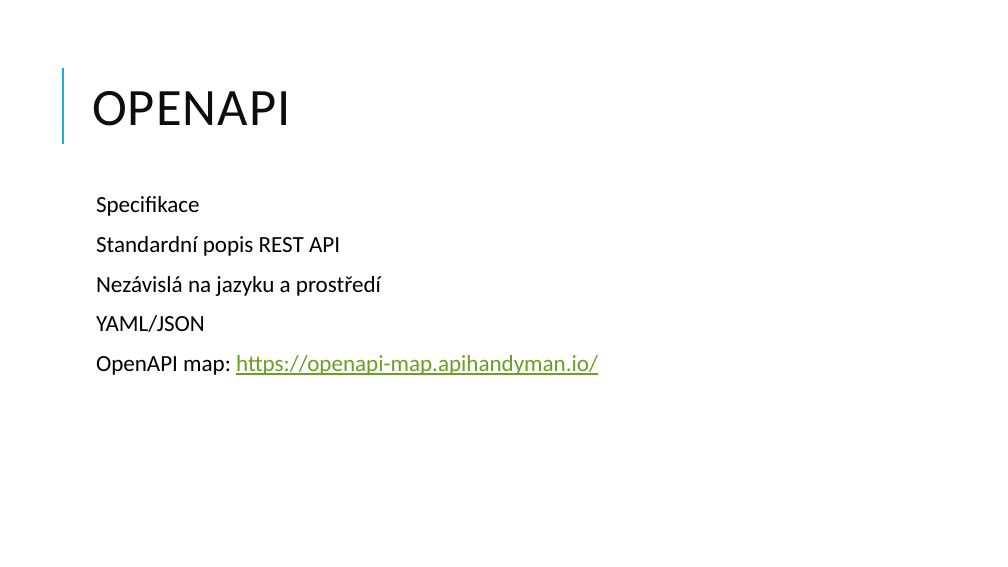
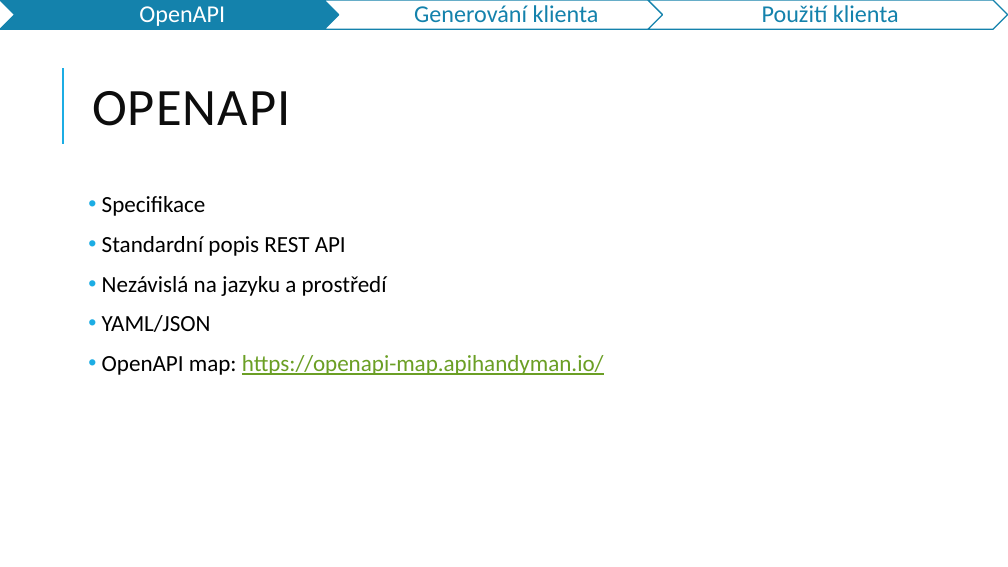
Before and after one commit to jasho/pv239-maui, a slide deck: slide 5 of 06_API/PV239-Xamarin-06_API.pptx (slide 4 before the commit). Drawn at 1008x567 pixels with LibreOffice and Linux fonts; fonts in the diff are those of the drawing. Boxes give left, top, right and bottom in pixels: in the first picture for what was removed or moved away, otherwise in the second. Text is boxed around its words. In the diff, an @@ line names an element or a change of style, - is before the commit and + after.

```diff
--- a/06_API/PV239-Xamarin-06_API.pptx
+++ b/06_API/PV239-Xamarin-06_API.pptx
@@ group added at [0, 0, 1008, 29]: 3 chevrons, 3 texts @@
+OpenAPI
+Generování klienta
+Použití klienta
@@ text "Specifikace" at [102, 196, 604, 375]: bullet   to • @@
```
Also in this commit, not shown: 15 other slides changed, 7 slides added, 11 other files.
